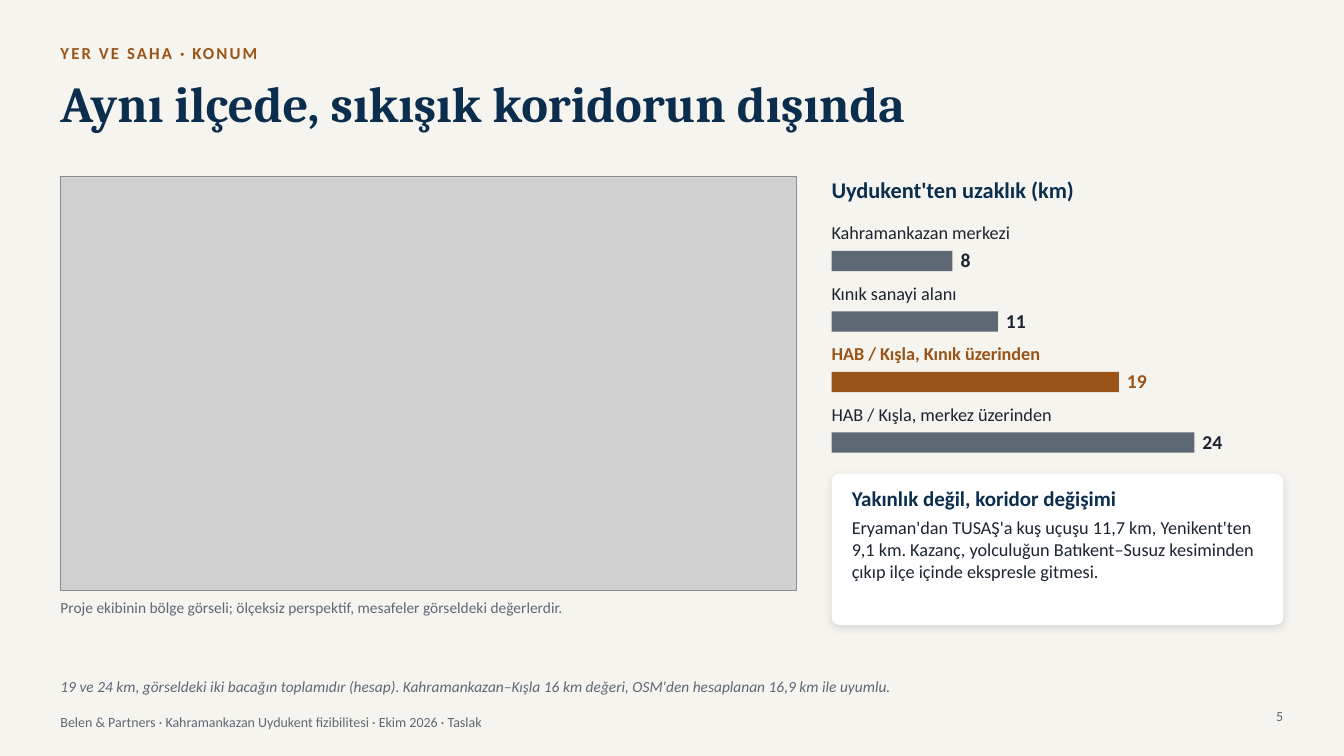
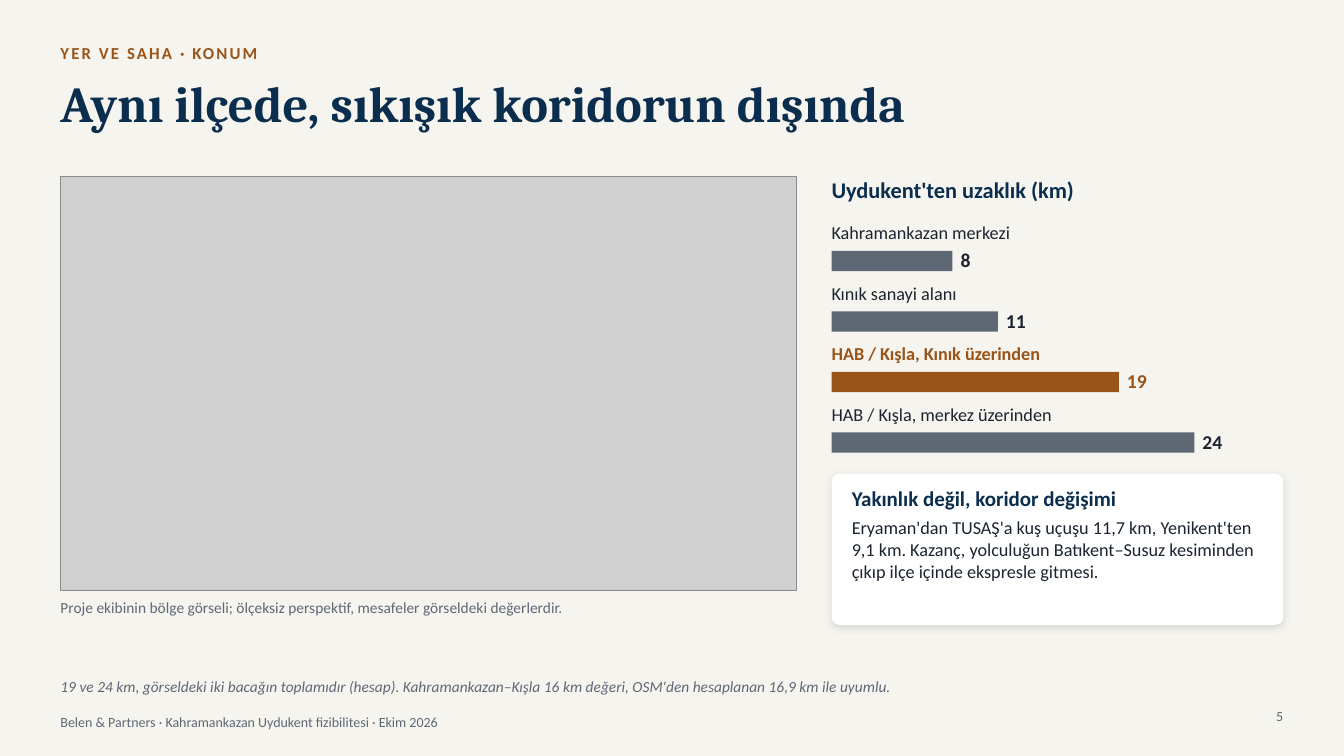
Before and after one commit to modularbelen-del/sunum, a slide deck: slide 5 of reports/Kahramankazan Uydukent sunumu.pptx. Drawn at 1344x756 pixels with LibreOffice and Linux fonts; fonts in the diff are those of the drawing; grey boxes stand for pictures. Boxes give left, top, right and bottom in pixels: in the first picture for what was removed or moved away, otherwise in the second. Text is boxed around its words. In the diff, an @@ line names an element or a change of style, - is before the commit and + after.

```diff
--- a/reports/Kahramankazan Uydukent sunumu.pptx
+++ b/reports/Kahramankazan Uydukent sunumu.pptx
@@ text at (x1=60, y1=717, x2=437, y2=729): text changed @@
-Belen & Partners · Kahramankazan Uydukent fizibilitesi · Ekim 2026 · Taslak
+Belen & Partners · Kahramankazan Uydukent fizibilitesi · Ekim 2026
```
Also in this commit, not shown: 24 other slides changed, 5 other files.
